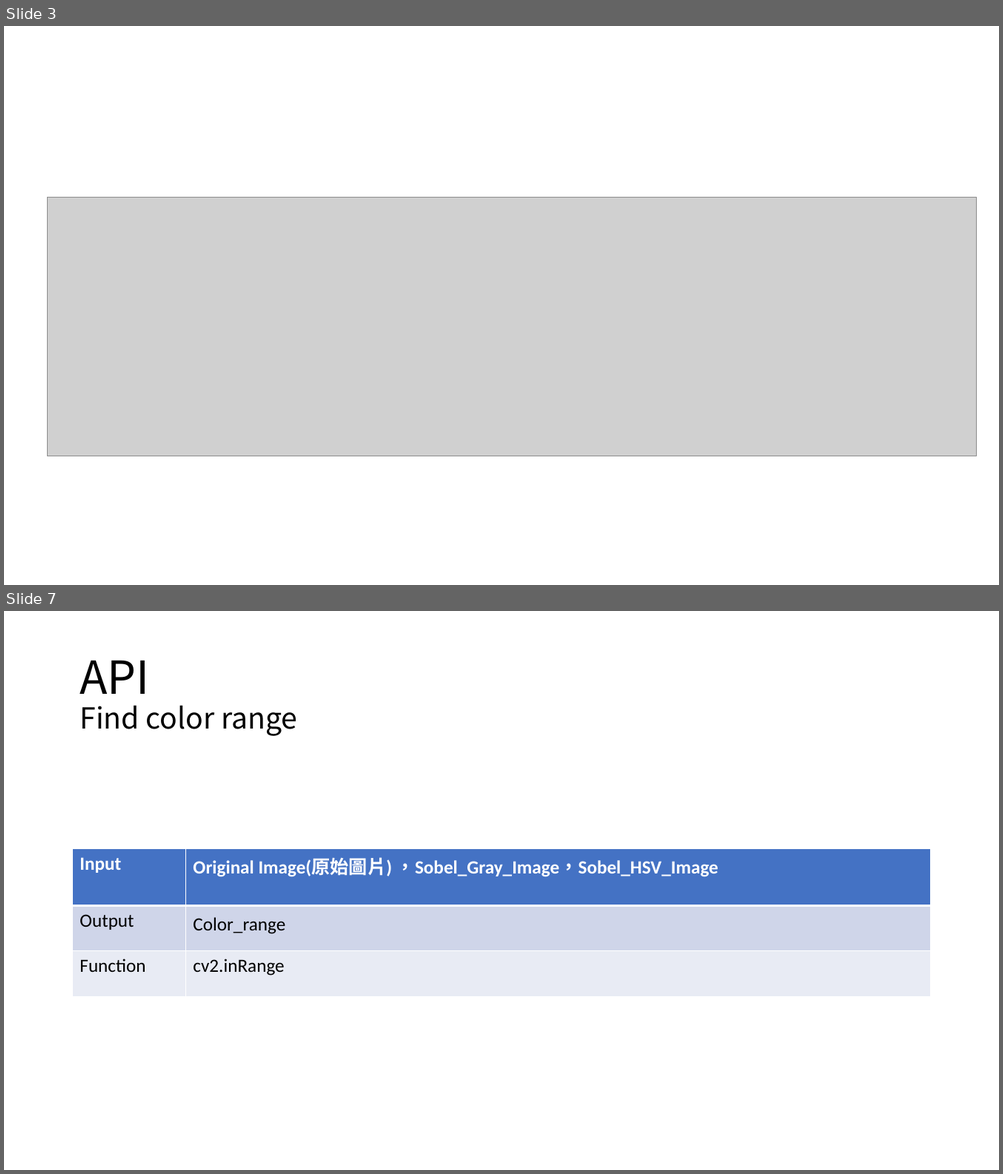
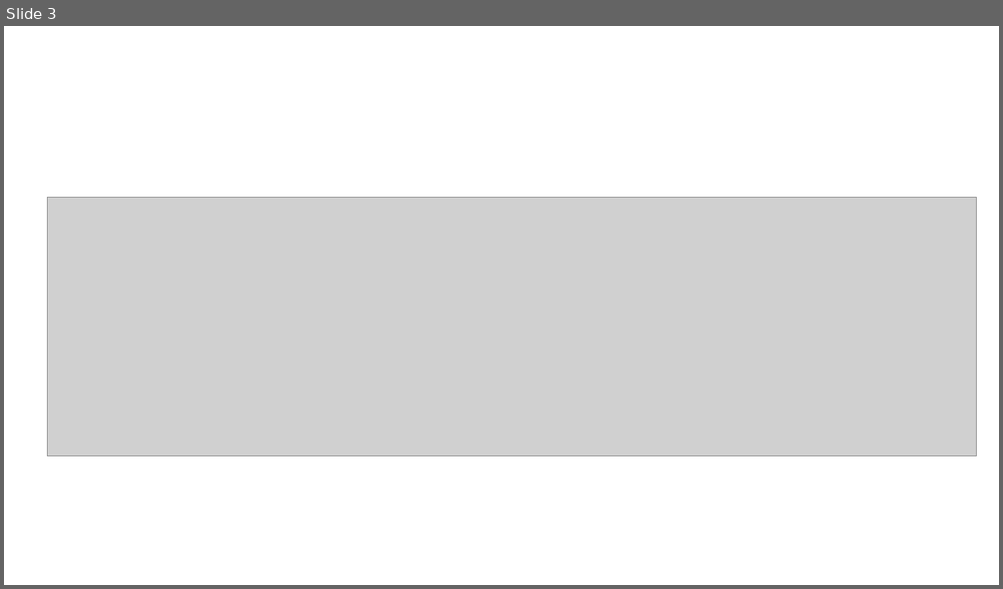
Before and after one commit to Koukya/image_processing_HW1, a slide deck: HW1.pptx. Shown one above the other, each under a label of ours: slides 3 and 7 before the commit, slide 3 after it; the slides between them are not shown. The pictures are 1003x1174 and 1003x589 pixels, drawn with LibreOffice and Linux fonts; fonts in the diff are those of the drawing; grey boxes stand for pictures. Boxes give left, top, right and bottom in pixels: in the first picture for what was removed or moved away, otherwise in the second. Text is boxed around its words. In the diff, an @@ line names an element or a change of style, - is before the commit and + after.

```diff
--- a/HW1.pptx
+++ b/HW1.pptx
@@ slide 7 removed at [4, 611, 999, 1170], background #FFFFFF @@
@@ title removed at [79, 661, 297, 736] @@
-API
-Find color range
@@ table removed at [73, 849, 930, 991], 3 rows, 2 columns @@
-Input | Original Image(原始圖片) ，Sobel_Gray_Image，Sobel_HSV_Image
-Output | Color_range
-Function | cv2.inRange
```
Also in this commit, not shown: 4 slides changed, 9 other files.
